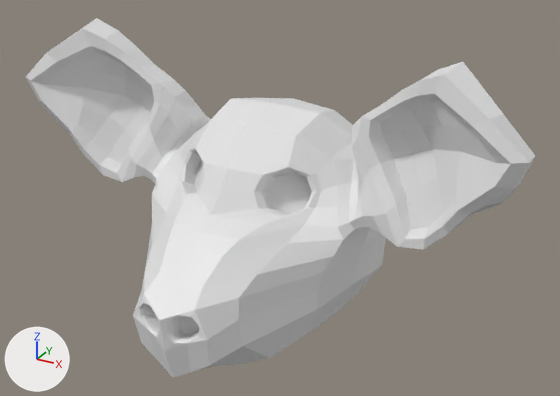
The FBX model Assets/Models/Body Parts/HeadPig.fbx, before and after one commit.
The view is the same before and after, from a 50 mm lens placed at (4.192, -2.425, 4.745), pointed at (2.897, -0.07, 3.567). Every picture has the same lights, and +X, +Y and +Z are marked at lower left. Where no turn or scale is listed for an object, it has been applied to the vertices.

Names of what the first picture shows: 'Head2'.
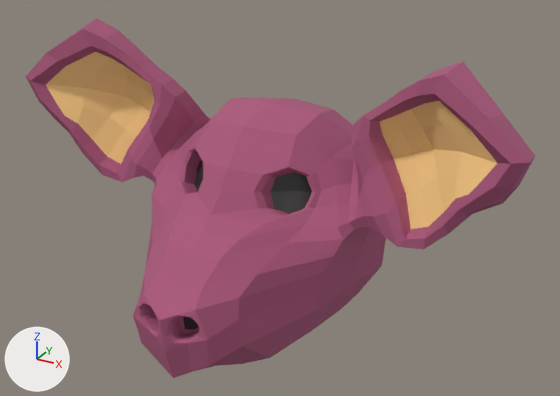
The newer file is also turned or shifted as a whole; pictures and numbers use the older file's frame.

Pixel boxes (x1, y1, x2, y2) of what changed, in the pictures (560 x 396 px):
part 1 of me_roundcube_003, recoloured (white to pink): (26, 18, 535, 378) in both
part 2 of me_roundcube_003, recoloured (grey to black): (195, 159, 312, 214) in both
part 3 of me_roundcube_003, recoloured: (183, 316, 199, 330) in both
part 4 of me_roundcube_003, recoloured: (46, 52, 155, 164) in both
part 5 of me_roundcube_003, recoloured (grey to beige): (380, 101, 497, 229) in both

The change, as a list of edits to the scene's bpy script:
```text
Add mat_black:
    mat_black = principled_material('Black')
    mat_black.base_color = (0.0327, 0.0327, 0.0327)  # black #333333
    mat_black.roughness = 0.334
Add mat_skin:
    mat_skin = principled_material('Skin')
    mat_skin.base_color = (1.0, 0.629, 0.249)  # beige #ffd089
    mat_skin.roughness = 1.0
Add mat_pigskin:
    mat_pigskin = principled_material('PigSkin')
    mat_pigskin.base_color = (0.407, 0.101, 0.201)  # pink #ab597c
    mat_pigskin.roughness = 1.0
Change me_roundcube_003:
    where me_roundcube_003.from_pydata(...)  # 670 vertices, 684 faces; spans x -0.99..0.99, y -0.73..0.52, z -0.47..0.78
    used by ob_head2; location = (2.826, -0.016, 3.394)
    me_roundcube_003 part 1: 632 of the faces centred in x -0.97..0.97, y -0.72..0.51, z -0.43..0.75 switch from no material to mat_pigskin (pink #ab597c)
    me_roundcube_003 part 2: all 12 faces centred in x -0.22..0.22, y -0.22..-0.14, z 0.23..0.3 switch from no material to mat_black (black #333333)
    me_roundcube_003 part 3: all 8 faces centred in x -0.07..0.07, y -0.63..-0.62, z -0.07..-0.03 switch from no material to mat_black (black #333333)
    me_roundcube_003 part 4: 16 of the faces centred in x -0.82..-0.5, y -0.2..-0.05, z 0.27..0.62 switch from no material to mat_skin (beige #ffd089)
    me_roundcube_003 part 5: 16 of the faces centred in x 0.5..0.82, y -0.2..-0.05, z 0.27..0.62 switch from no material to mat_skin (beige #ffd089)
```
